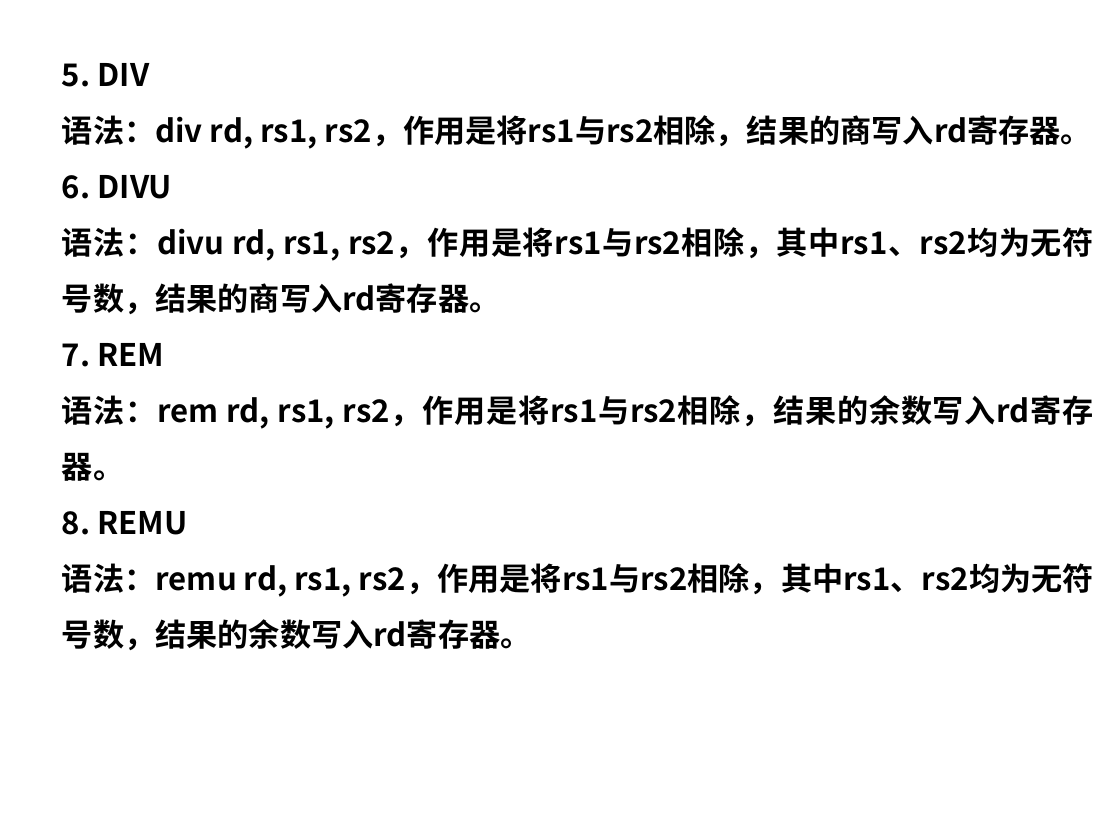
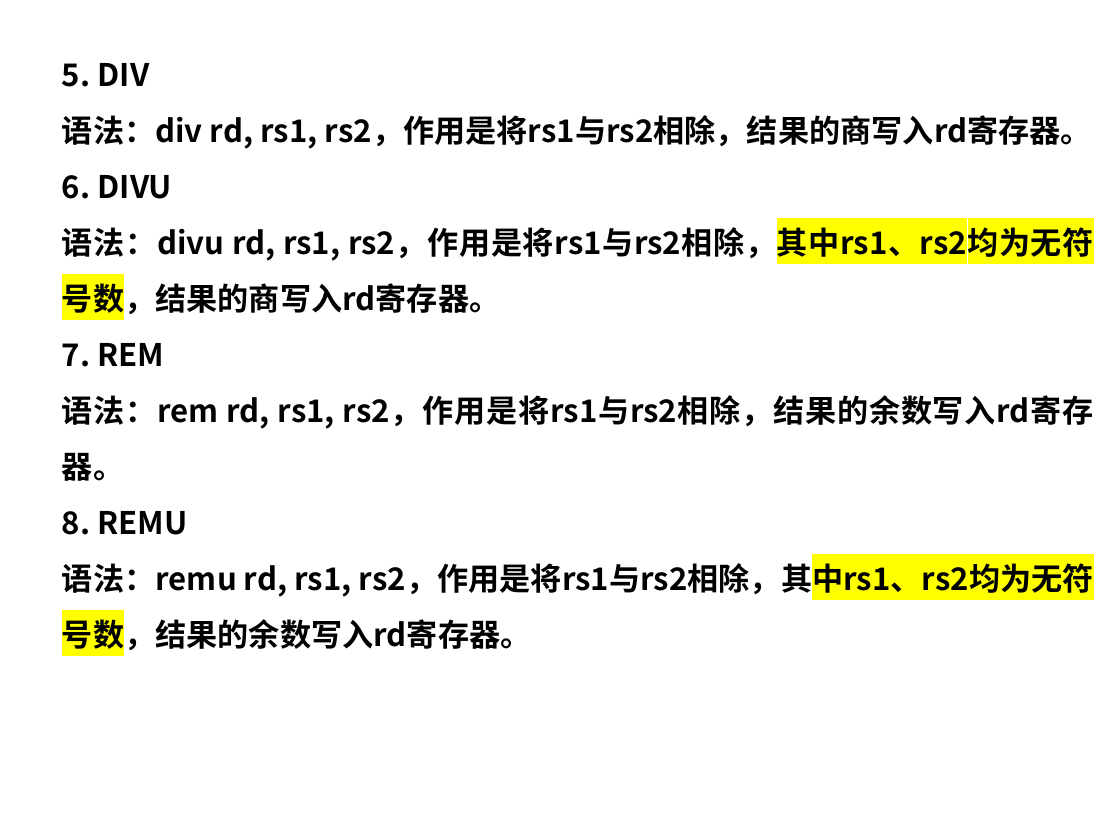
Before and after one commit to xuan361/RISC32-SC, a slide deck: slide 50 of doc/一个32位RISC-V单周期CPU硬件及其SoC系统的设计与构建.pptx. Drawn at 1120x840 pixels with LibreOffice and Linux fonts; fonts in the diff are those of the drawing. Boxes give left, top, right and bottom in pixels: in the first picture for what was removed or moved away, otherwise in the second. Text is boxed around its words. In the diff, an @@ line names an element or a change of style, - is before the commit and + after.

```diff
--- a/doc/一个32位RISC-V单周期CPU硬件及其SoC系统的设计与构建.pptx
+++ b/doc/一个32位RISC-V单周期CPU硬件及其SoC系统的设计与构建.pptx
@@ text at <box>62,222,1094,654</box>: highlight none to #FFFF00 in "rs2，作用是将rs1与rs2相除，其中rs1、rs2均为无符号数，结果的商写入rd寄存器。", "rs2，作用是将rs1与rs2相除，其中rs1、rs2均为无符号数，结果的余数写入rd寄存器。" @@
```
Also in this commit, not shown: 2 other slides changed, 4 other files.
